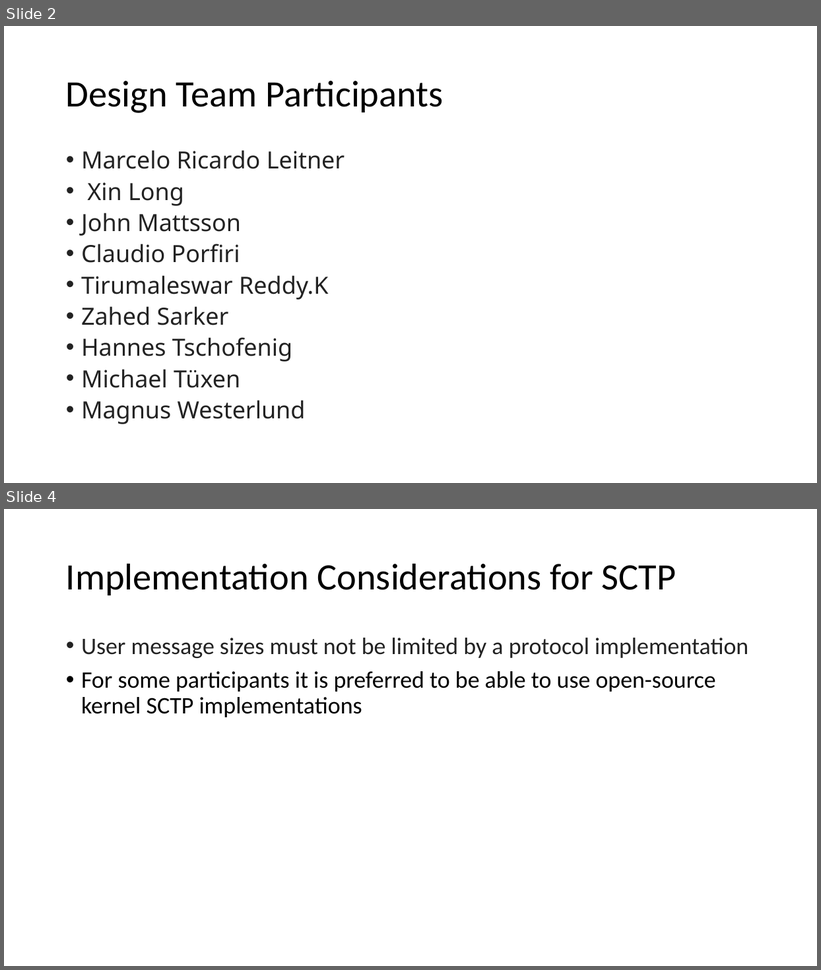
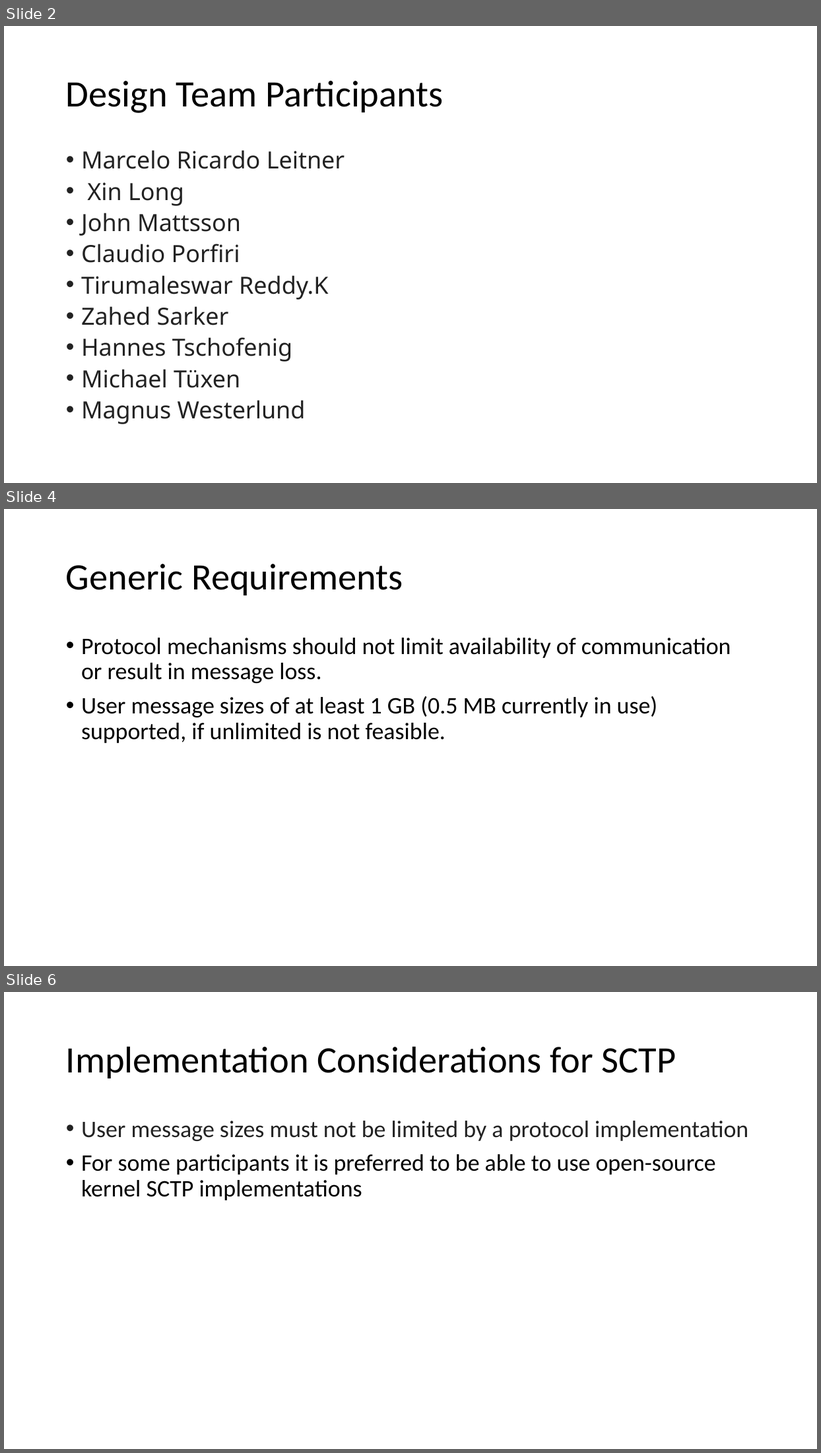
Before and after one commit to sctplab/sctp-dtls-requirements, a slide deck: SCTP_DTLS_REQ.pptx. Shown one above the other, each under a label of ours: slides 2 and 4 before the commit, slides 2, 4 and 6 after it; the slides between them are not shown. The pictures are 821x970 and 821x1453 pixels, drawn with LibreOffice and Linux fonts; fonts in the diff are those of the drawing. Boxes give left, top, right and bottom in pixels: in the first picture for what was removed or moved away, otherwise in the second. Text is boxed around its words. In the diff, an @@ line names an element or a change of style, - is before the commit and + after.

```diff
--- a/SCTP_DTLS_REQ.pptx
+++ b/SCTP_DTLS_REQ.pptx
@@ slide 4 added at [4,509,817,966], background #FFFFFF @@
@@ title added at [66,564,403,595], 44 pt, text #000000 @@
+Generic Requirements
@@ text added at [81,638,731,743], 28 pt, text #000000 @@
+• Protocol mechanisms should not limit availability of communication or result in message loss.
+• User message sizes of at least 1 GB (0.5 MB currently in use) supported, if unlimited is not feasible.
@@ what was slide 4 is now slide 6 @@
```
Also in this commit, not shown: 2 slides changed, 1 other slide added.
